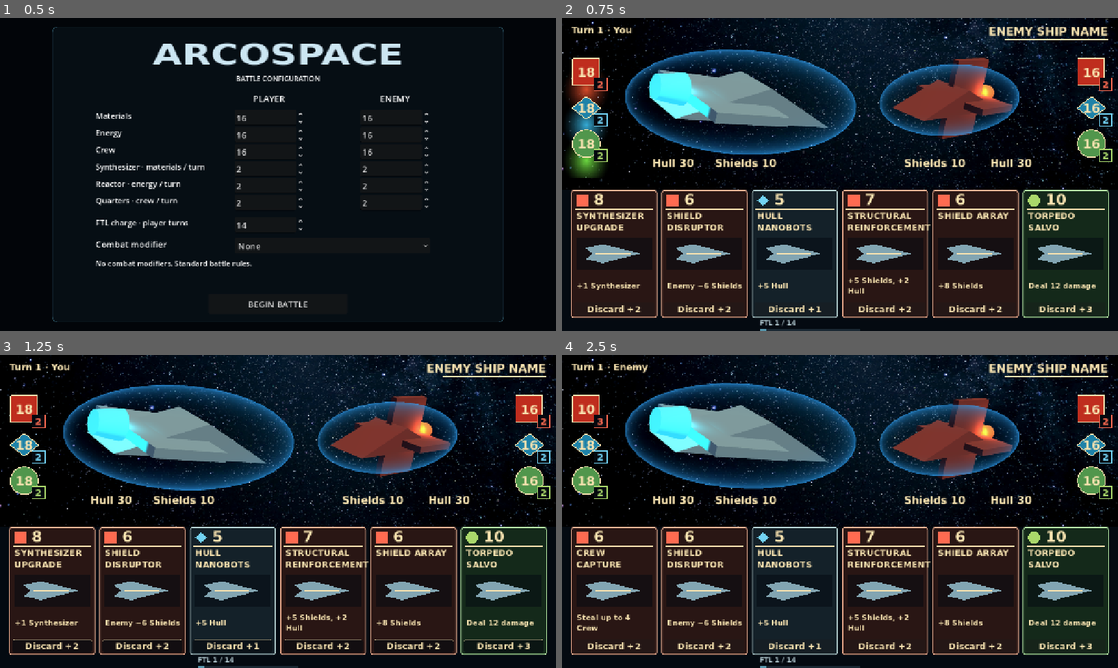
Above: before the commit, frames 1-4 (two rows, left to right).
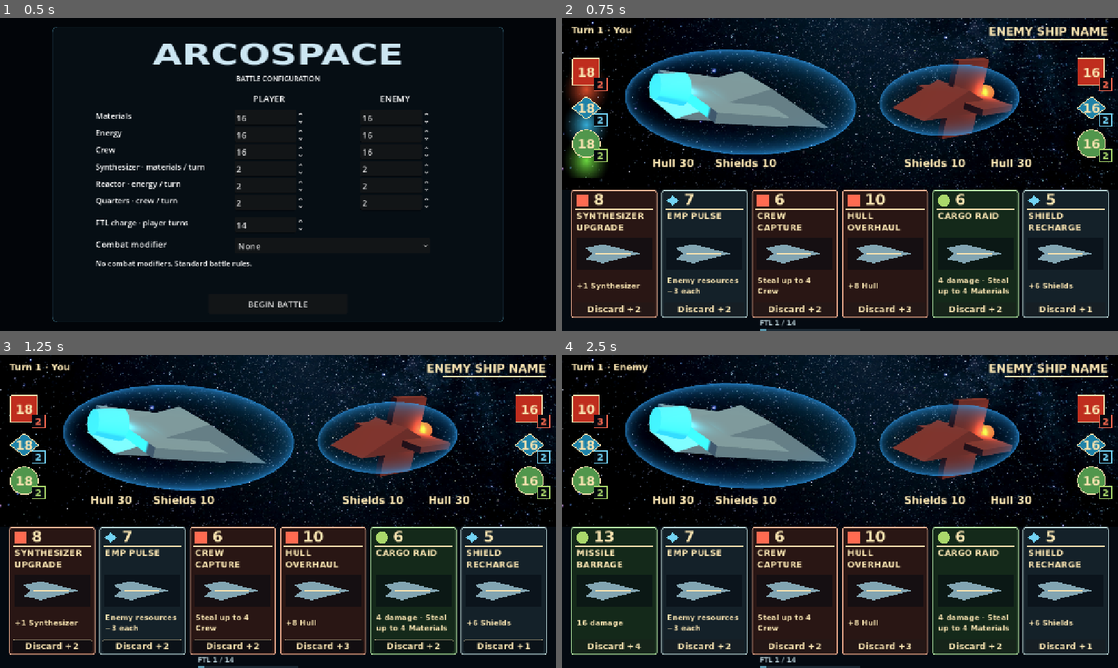
Above: after the commit, the same moments.

Repository: RPGMaster2000/arcospace
Game: Godot game, scene res://scenes/battle_setup.tscn
The game is run twice, just before and just after one commit, with the same random seed, the same clock (stepped at 60 frames per second) and the same inputs.
Inputs (mouse positions are in pixels of both pictures, inside the frame that each line leads up to):
- Up to frame 1 (0.5 s): no input
- Up to frame 2 (0.75 s): click "BEGIN BATTLE" at 0.5 s
- Up to frame 3 (1.25 s): no input
- Up to frame 4 (2.5 s): click "8" at 1.25 s; move the mouse to (962, 495) at 2.02 s; click (962, 495) at 2.17 s

Frame 1 is identical in both runs. In frame 2, 4.6% of the frame differs, in the area x 17-99%, y 54-96%; in frame 3, 4.6%; in frame 4, 5.6%, in the area x 1-99%, y 54-96%.

Commit message:
Created Polaron Burst card.

Diff:
--- /dev/null
+++ b/cards/29_polaron_burst.tres
@@ -0,0 +1,14 @@
+[gd_resource type="Resource" script_class="CardData" format=3 uid="uid://cl4dsr38cjwy7"]
+
+[ext_resource type="Script" uid="uid://bi6mjed83xpxi" path="res://scripts/card_data.gd" id="1"]
+
+[resource]
+script = ExtResource("1")
+card_name = "Polaron Burst"
+family = "energy"
+cost = 10
+description = "Enemy Shields −8, also -4 energy to enemy ship"
+effects = {
+"break_shields": 8,
+"drain": {}
+}
--- a/scenes/modifier_display.tscn
+++ b/scenes/modifier_display.tscn
@@ -21,6 +21,7 @@
 offset_top = 12.0
 offset_right = 340.0
 offset_bottom = 60.0
+grow_horizontal = 2
 mouse_filter = 2
 
 [node name="Text" type="Label" parent="Meter" unique_id=506999003]
@@ -53,6 +54,8 @@
 offset_top = -135.0
 offset_right = 610.0
 offset_bottom = -70.0
+grow_horizontal = 2
+grow_vertical = 2
 theme_override_colors/font_color = Color(1, 0.83, 0.4, 1)
 theme_override_colors/font_shadow_color = Color(0, 0, 0, 1)
 theme_override_constants/shadow_offset_x = 3
@@ -61,7 +64,7 @@
 horizontal_alignment = 1
 vertical_alignment = 1
 
-[node name="ScreenFlash" type="ColorRect" parent="."]
+[node name="ScreenFlash" type="ColorRect" parent="." unique_id=1613099127]
 modulate = Color(1, 1, 1, 0)
 z_index = 100
 layout_mode = 1
--- a/scripts/card_library.gd
+++ b/scripts/card_library.gd
@@ -31,4 +31,5 @@
 	preload("res://cards/26_shield_exchange.tres"),
 	preload("res://cards/27_missile_barrage.tres"),
 	preload("res://cards/28_breach_charge.tres"),
+	preload("res://cards/29_polaron_burst.tres"),
 ]
Not shown, added: tests/ftl_test.gd.uid
Not shown, added: tests/modifier_cinematic_test.gd.uid
